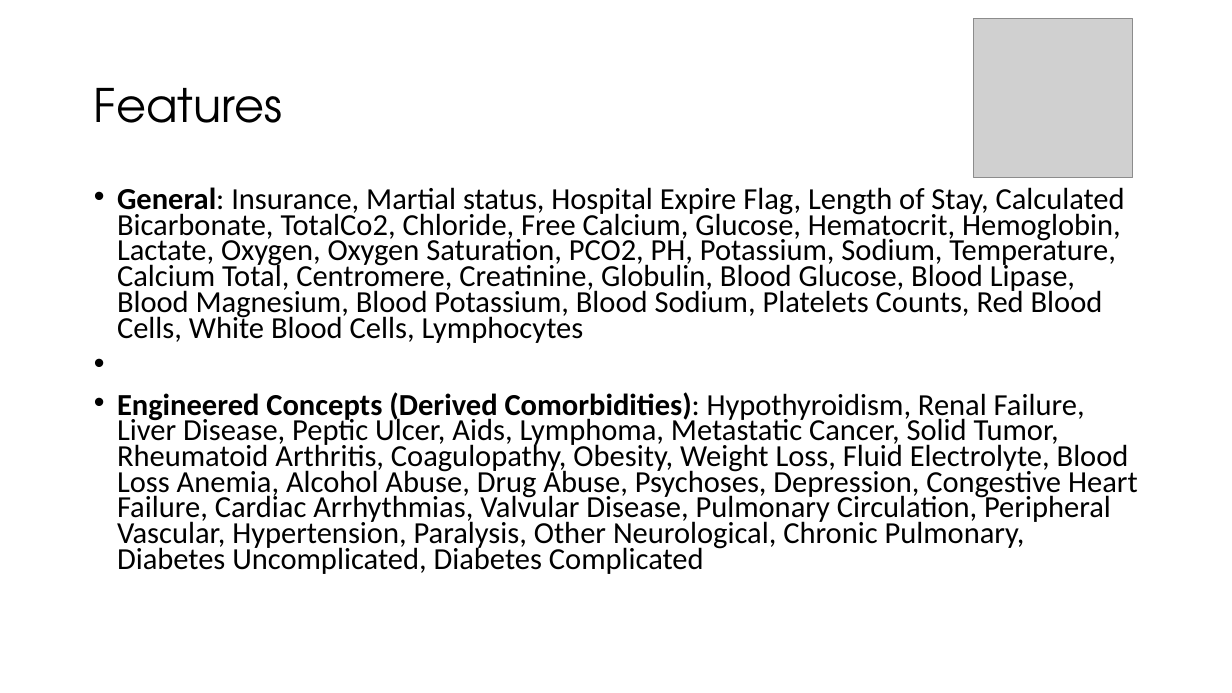
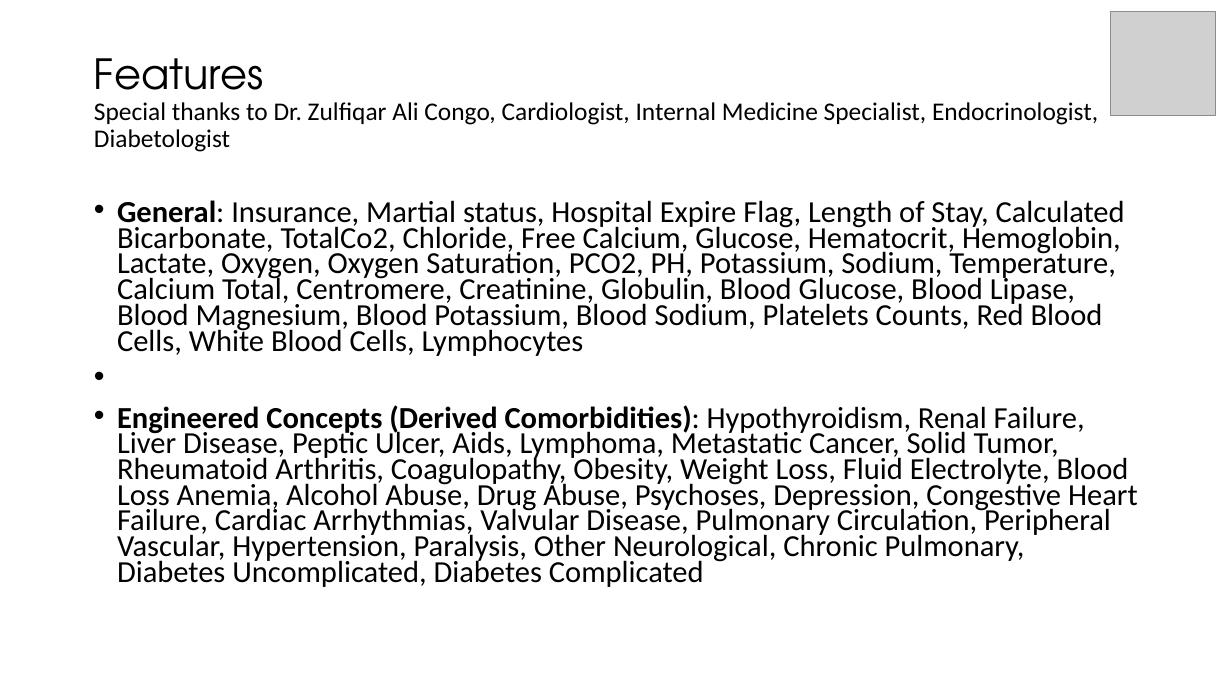
Before and after one commit to fmqbl/Predicting-Post-Procedural-Complications-Using-MIMICIII, a slide deck: slide 16 of ClinicalOutcomes.pptx. Drawn at 1232x693 pixels with LibreOffice and Linux fonts; fonts in the diff are those of the drawing; grey boxes stand for pictures. Boxes give left, top, right and bottom in pixels: in the first picture for what was removed or moved away, otherwise in the second. Text is boxed around its words. In the diff, an @@ line names an element or a change of style, - is before the commit and + after.

```diff
--- a/ClinicalOutcomes.pptx
+++ b/ClinicalOutcomes.pptx
@@ picture removed at bbox=[974, 18, 1133, 177] @@
@@ picture added at bbox=[1111, 11, 1215, 116] @@
@@ title at bbox=[94, 58, 1098, 152]: text changed; size 36 to 19.8 pt; font TeX Gyre Adventor to Calibri @@
-Features
+Features
+Special thanks to Dr. Zulfiqar Ali Congo, Cardiologist, Internal Medicine Specialist, Endocrinologist, Diabetologist
@@ text "General: Insurance, Martial status, Hospital ...": place and size @@
-text "General: Insurance, Martial status, Hospital ..." at bbox=[117, 187, 1138, 574]
+text "General: Insurance, Martial status, Hospital ..." at bbox=[117, 200, 1138, 587]
```
Also in this commit, not shown: 11 other slides changed, 2 slides added, 8 other files.
